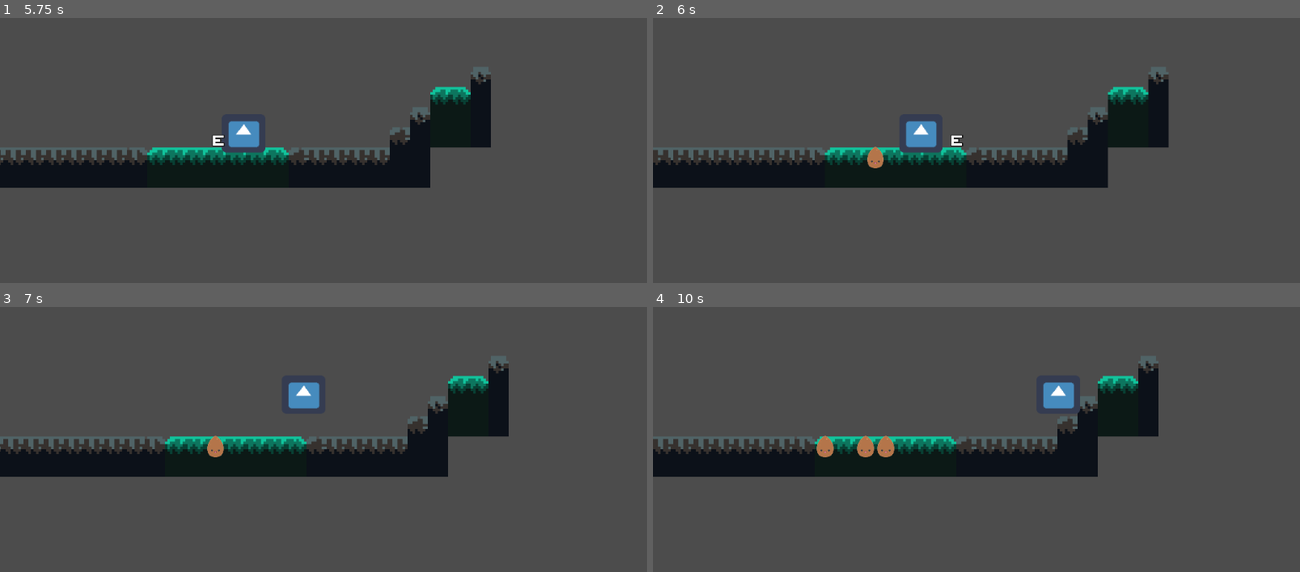
Above: before the commit, frames 1-4 (two rows, left to right).
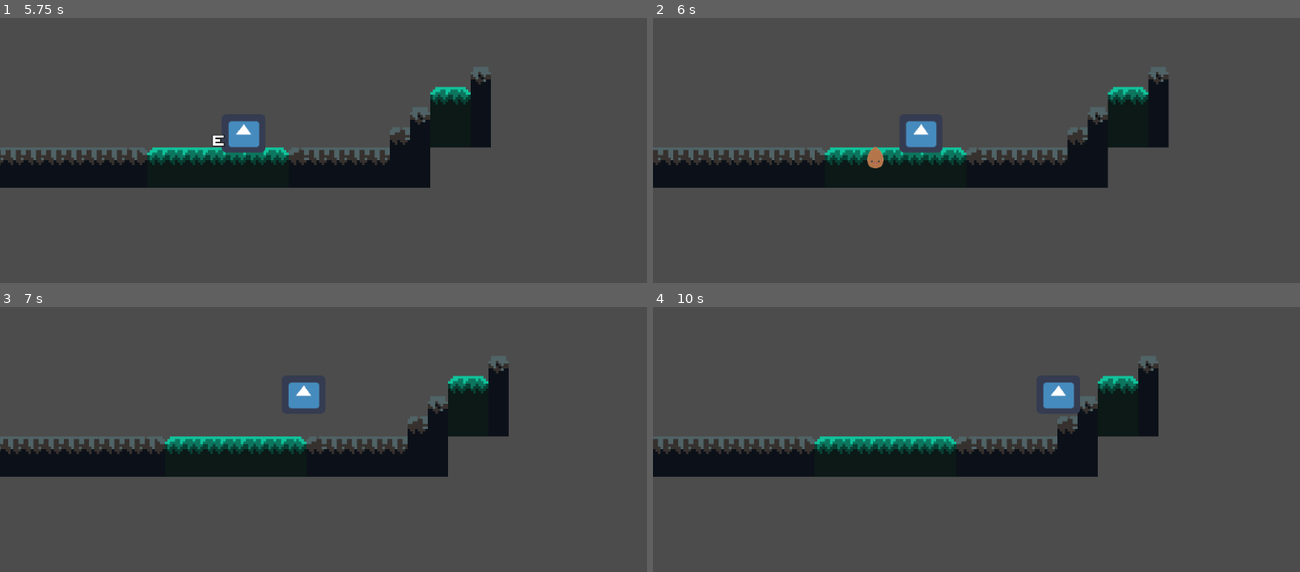
Above: after the commit, the same moments.

Repository: lasive/roots
Game: Godot game, scene res://Menu.tscn
Two runs of this game, one before a commit and one after it. Both use one fixed random seed, a clock stepped at 60 frames per second and the inputs below. The engine's default icon, where the game draws it, is replaced by a stand-in: a white triangle on a blue panel in a dark square.
Inputs (mouse positions are in pixels of both pictures, inside the frame that each line leads up to):
- Up to frame 1 (5.75 s): click (329, 129) at 0.5 s; move the mouse to (465, 76) at 1.27 s; hold Right (move_right) 1.28-2.78 s; tap E (E) at 1.35, 2.3, 2.85, 3.8, 4.35, 5.3 s; tap Up (jump) at 1.52, 2.27, 3.77, 4.52, 5.27 s; click (465, 76) at 1.55 s; move the mouse to (194, 113) at 2.02 s; click (194, 113) at 2.1 s; move the mouse to (outside the picture) at 2.77 s; hold Left (move_left) 2.78-3.53 s; click (outside the picture) at 3.05 s; move the mouse to (291, 169) at 3.52 s; hold Right (move_right) 3.53-5.03 s; click (291, 169) at 3.6 s; move the mouse to (517, 150) at 4.27 s; click (517, 150) at 4.55 s; move the mouse to (129, 36) at 5.02 s; hold Left (move_left) from 5.03 s (still down); click (129, 36) at 5.1 s
- Up to frame 2 (6 s): move the mouse to (1008, 94) at 5.77 s; release Left (move_left) at 5.78 s; hold Right (move_right) from 5.78 s (still down); tap E (E) at 5.85 s
- Up to frame 3 (7 s): click (355, 383) at 6.05 s; move the mouse to (outside the picture) at 6.52 s; release Right (move_right) at 6.53 s; hold Left (move_left) from 6.53 s (still down); click (outside the picture) at 6.6 s; tap Up (jump) at 6.77 s; tap E (E) at 6.8 s
- Up to frame 4 (10 s): move the mouse to (1118, 365) at 7.27 s; tap E (E) at 7.35, 8.3, 8.85, 9.8 s; tap Up (jump) at 7.52, 8.27, 9.77 s; click (1118, 365) at 7.55 s; move the mouse to (847, 402) at 8.02 s; release Left (move_left) at 8.03 s; hold Right (move_right) from 8.03 s (still down); click (847, 402) at 8.1 s; move the mouse to (outside the picture) at 8.77 s; click (outside the picture) at 9.05 s; move the mouse to (944, 458) at 9.52 s; click (944, 458) at 9.6 s

Frame 1 is identical in both runs. In frame 2, less than 0.1% of the frame differs, in the area x 46-48%, y 44-49%; in frame 3, 0.2%; in frame 4, 0.5%, in the area x 25-38%, y 48-57%.

Commit message:
stuff

Diff:
--- a/MainScene.gd
+++ b/MainScene.gd
@@ -1,6 +1,6 @@
 extends Node2D
 var plant_scene = preload("res://Objects/Plant.tscn")
-
+var plant = null
 # Declare member variables here. Examples:
 # var a = 2
 # var b = "text"
@@ -16,6 +16,10 @@
 #	pass
 
 func plant_seed(tile_pos):
-	var plant = plant_scene.instance()
-	add_child(plant)
-	plant.global_position = tile_pos
+	var p = plant_scene.instance()
+	add_child(p)
+	p.global_position = tile_pos
+	plant = p
+
+func deplant():
+	plant.queue_free()
--- a/Objects/Plant.gd
+++ b/Objects/Plant.gd
@@ -1,6 +1,6 @@
 extends Node2D
-
-
+var current_stem_pos = Vector2(0,0)
+var growing = true
 # Declare member variables here. Examples:
 # var a = 2
 # var b = "text"
@@ -12,5 +12,6 @@
 
 
 # Called every frame. 'delta' is the elapsed time since the previous frame.
-#func _process(delta):
-#	pass
+func _process(delta):
+	if Input.is_action_just_pressed("left_click"):
+		var mouse_pos = get_global_mouse_position()
--- a/Objects/Player.gd
+++ b/Objects/Player.gd
@@ -6,6 +6,7 @@
 export var jump_speed = -100
 export var gravity = 500
 var directionX = 1
+var planted = false
 # Declare member variables here. Examples:
 # var a = 2
 # var b = "text"
@@ -47,7 +48,7 @@
 		elif  is_on_wall():
 			velocity.y = jump_speed
 	move_and_slide(velocity,Vector2.UP)
-	if is_on_floor():
+	if is_on_floor() and not planted:
 		var tilemap = get_parent().get_node("TileMap")
 		var cell_size = tilemap.cell_size.x
 		var aproximate_position = Vector2(global_position.x + directionX*cell_size*1.5, global_position.y + cell_size)
@@ -68,7 +69,10 @@
 		if plant_pos.x != 0:
 			$E.show()
 			$E.global_position = plant_pos
-
+	elif planted == true:
+		if Input.is_action_just_pressed("E"):
+			get_parent().deplant()
+			planted = false
 
 func plant_seed(tilemap, pos) -> Vector2:
 	var cell_size = tilemap.cell_size.x
@@ -78,6 +82,7 @@
 	var corrected_seed_pos = Vector2(seed_pos.x + cell_size/2, seed_pos.y + cell_size/2)
 	if Input.is_action_just_pressed("E"):
 		get_parent().plant_seed(corrected_seed_pos)
+		planted = true
 	#print(cell_pos)
 	return Vector2(seed_pos.x + cell_size/2, seed_pos.y - cell_size/2)
 #	if Input.is_action_just_pressed("left_click"):
